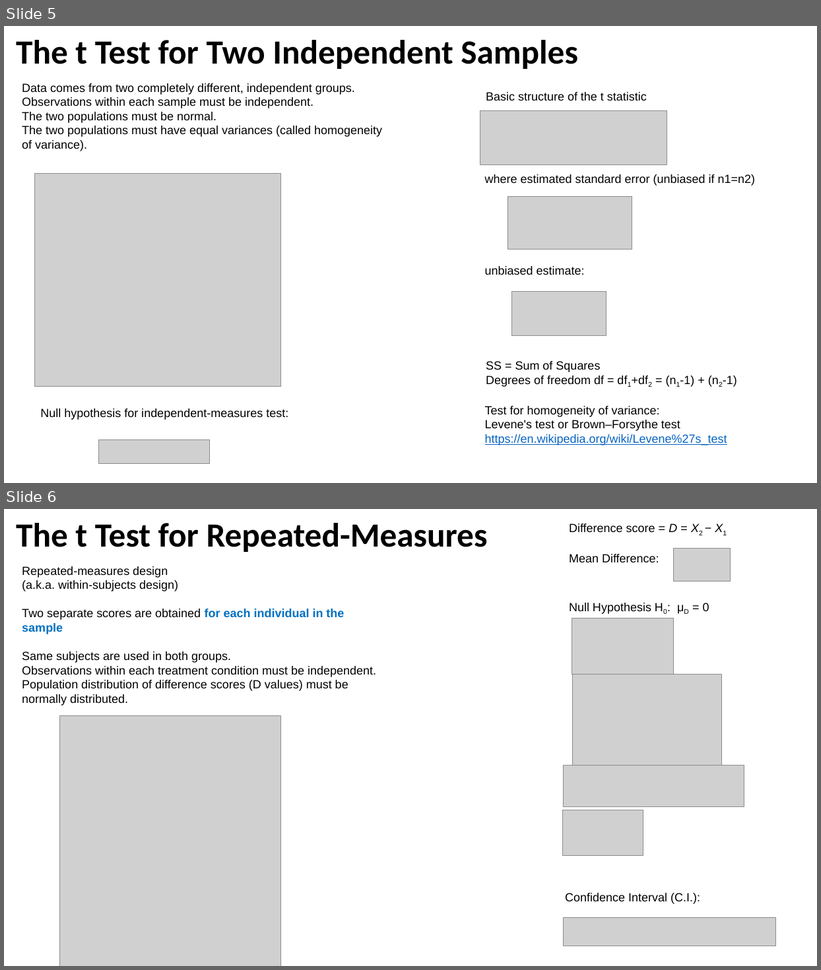
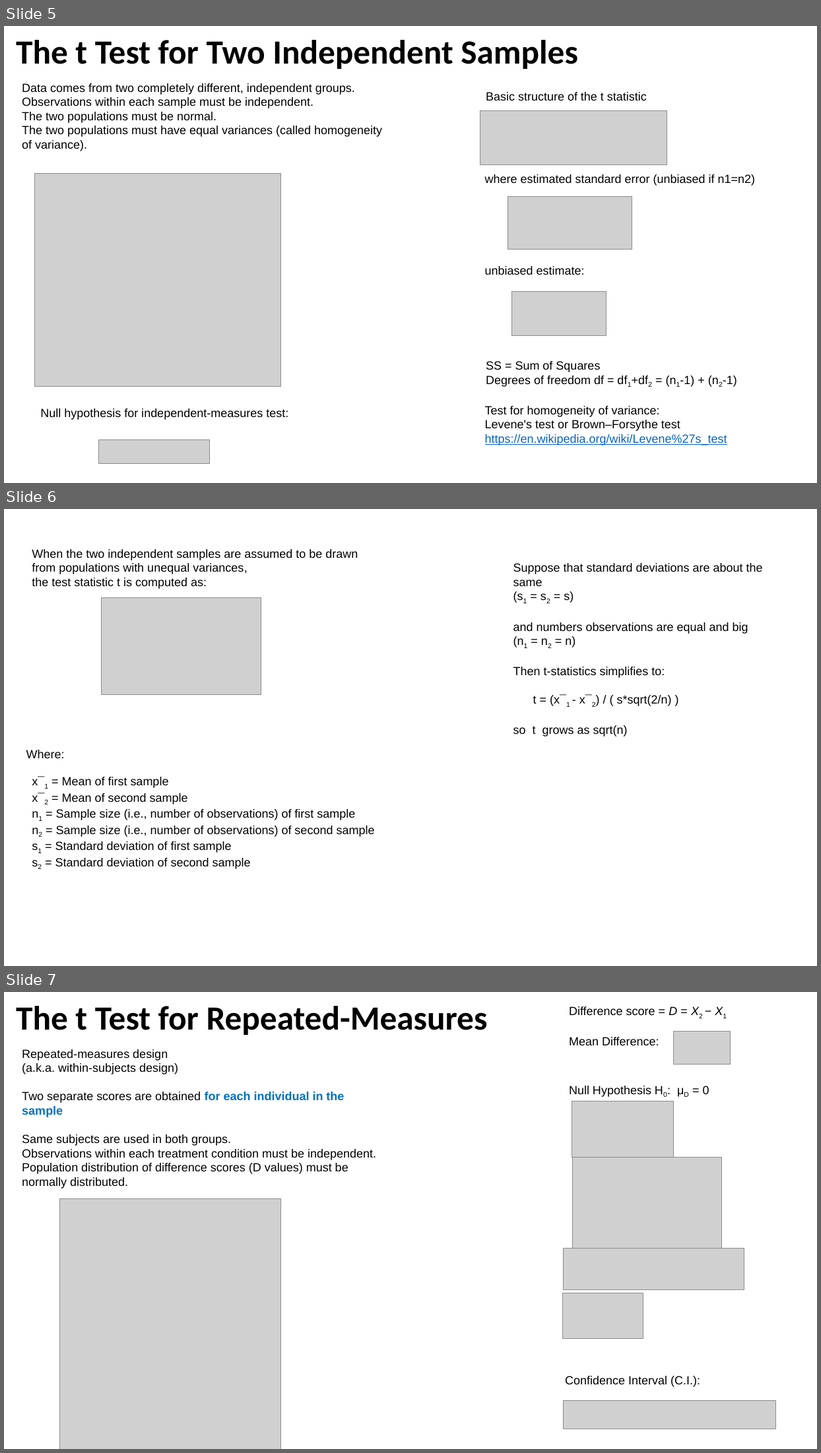
Before and after one commit to lselector/ml_ai_doc, a slide deck: statistics_07_t_distribution.pptx. Shown one above the other, each under a label of ours: slides 5 and 6 before the commit, slides 5, 6 and 7 after it. The pictures are 821x970 and 821x1453 pixels, drawn with LibreOffice and Linux fonts; fonts in the diff are those of the drawing; grey boxes stand for pictures. Boxes give left, top, right and bottom in pixels: in the first picture for what was removed or moved away, otherwise in the second. Text is boxed around its words. In the diff, an @@ line names an element or a change of style, - is before the commit and + after.

Commit message:
t-test approx. calculation

```diff
--- a/statistics_07_t_distribution.pptx
+++ b/statistics_07_t_distribution.pptx
@@ slide 6 added at [4, 509, 817, 966], background #FFFFFF @@
@@ text added at [32, 549, 358, 589], 14 pt, text #000000 @@
+When the two independent samples are assumed to be drawn
+from populations with unequal variances,
+the test statistic t is computed as:
@@ text added at [514, 563, 763, 737], 14 pt, text #000000 @@
+Suppose that standard deviations are about the same
+(s1 = s2 = s)
+and numbers observations are equal and big
+(n1 = n2 = n)
+Then t-statistics simplifies to:
+t = (x¯1 - x¯2) / ( s*sqrt(2/n) )
+so t grows as sqrt(n)
@@ picture added at [101, 597, 261, 695] @@
@@ text added at [26, 750, 65, 758], 14 pt, text #000000 @@
+Where:
@@ text added at [32, 776, 375, 869], 14 pt, text #000000 @@
+x¯1 = Mean of first sample
+x¯2 = Mean of second sample
+n1 = Sample size (i.e., number of observations) of first sample
+n2 = Sample size (i.e., number of observations) of second sample
+s1 = Standard deviation of first sample
+s2 = Standard deviation of second sample
@@ what was slide 6 is now slide 7 @@
```
